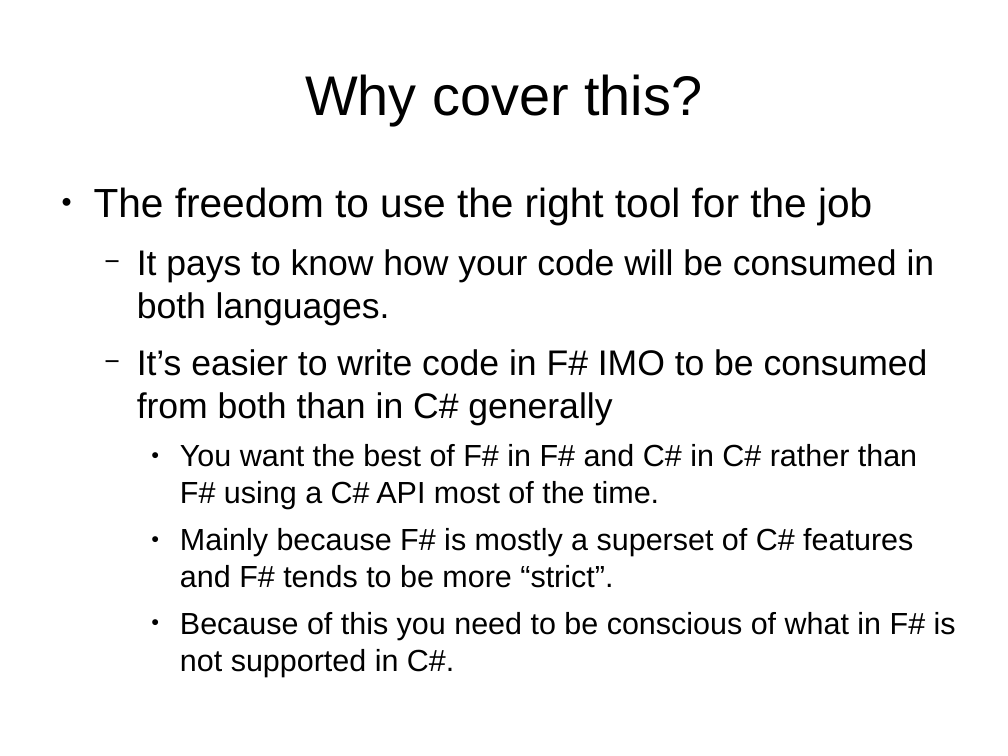
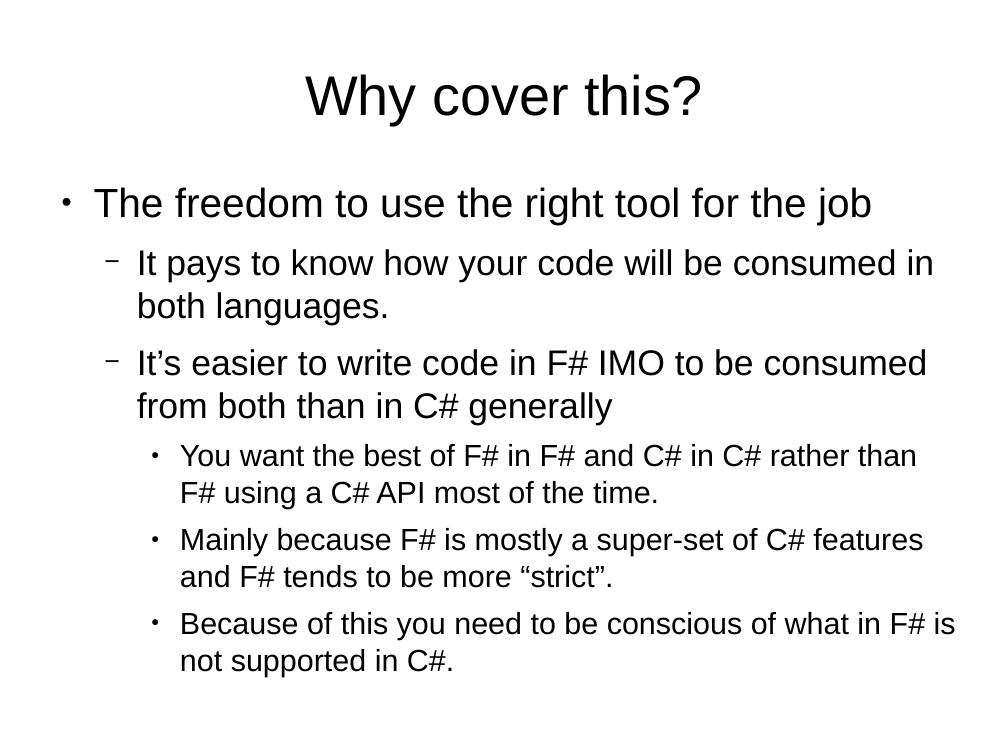
Before and after one commit to mvkara/InteropPresentation, a slide deck: slide 3 of slides/InteroperabilityPresentation.odp. Drawn at 1008x756 pixels with LibreOffice and Linux fonts; fonts in the diff are those of the drawing. Boxes give left, top, right and bottom in pixels: in the first picture for what was removed or moved away, otherwise in the second. Text is boxed around its words. In the diff, an @@ line names an element or a change of style, - is before the commit and + after.

```diff
--- a/slides/InteroperabilityPresentation.odp
+++ b/slides/InteroperabilityPresentation.odp
@@ text at (180,528,923,588): text changed @@
-    ● Mainly because F# is mostly a superset of C# features and F# tends to be more “strict”.
+    ● Mainly because F# is mostly a super-set of C# features and F# tends to be more “strict”.
```
Also in this commit, not shown: 5 other slides changed, 11 other files.
